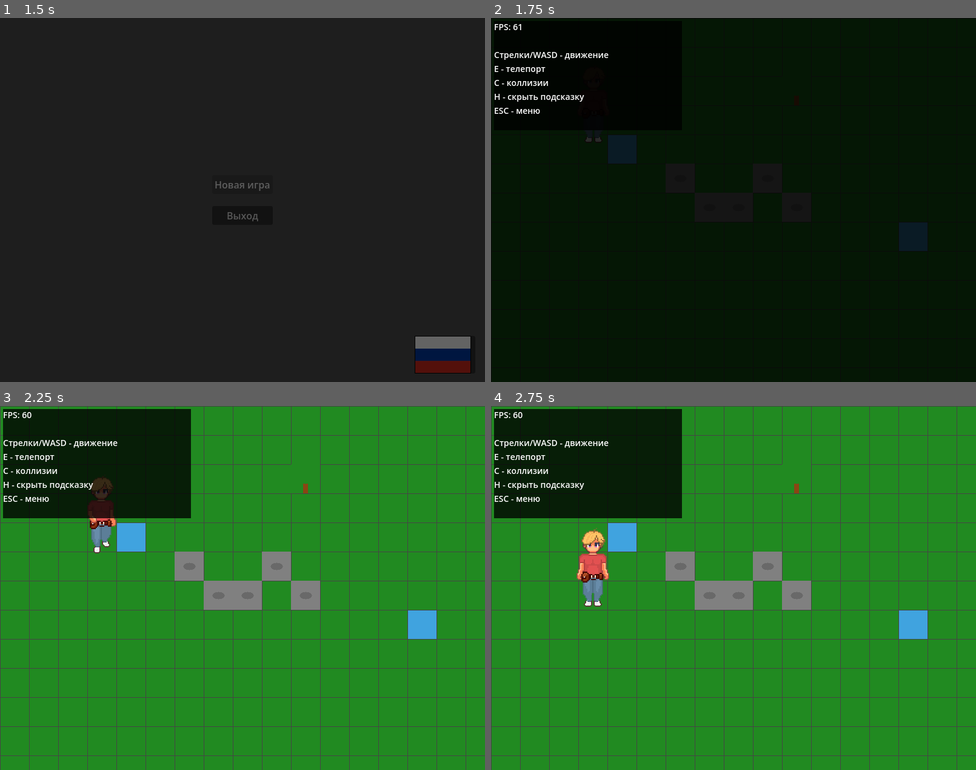
Above: before the commit, frames 1-4 (two rows, left to right).
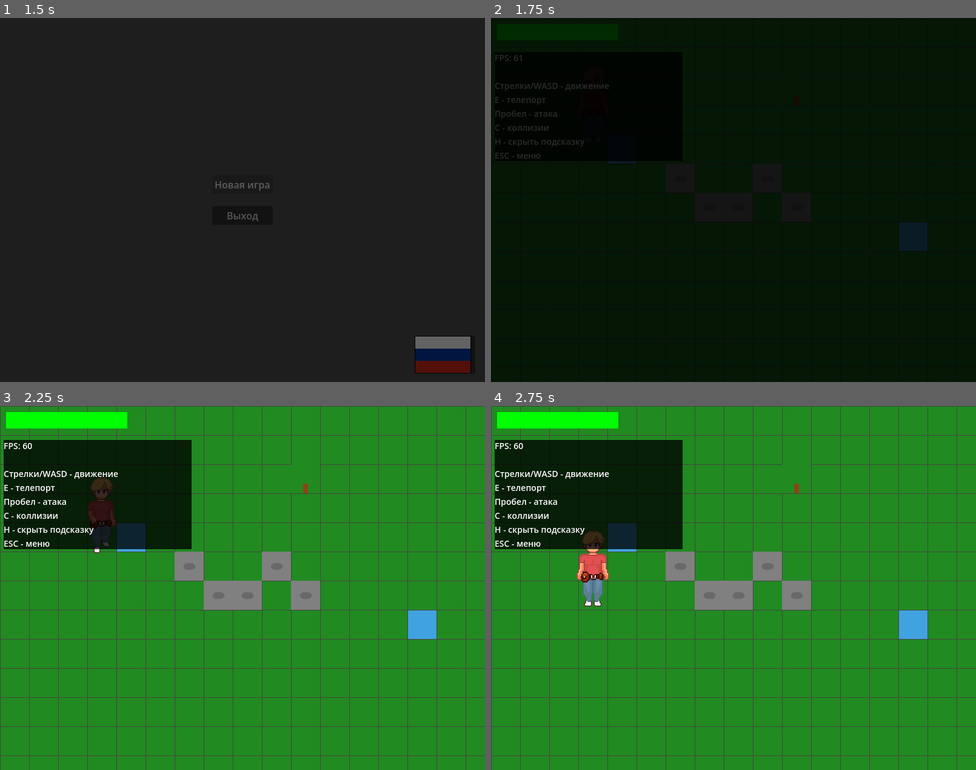
Above: after the commit, the same moments.

Repository: Radiant-Game-Studios/Pelmeny-s-Secret-Godot
Game: Godot game, scene res://scenes/splash_screen.tscn
Same seed, same stepped clock (60 frames per second), same inputs: the game is played once before the commit and once after it. The engine's default icon, where the game draws it, is replaced by a stand-in: a white triangle on a blue panel in a dark square.
Inputs (mouse positions are in pixels of both pictures, inside the frame that each line leads up to):
- Up to frame 1 (1.5 s): tap Enter (ui_accept) at 0.5, 0.77 s; move the mouse to (349, 181) at 0.52 s; hold D (move_right) 0.53-1.25 s; tap Space (attack) at 0.6 s; click (349, 181) at 0.67 s; click "Новая игра" at 1.25 s
- Up to frame 2 (1.75 s): no input
- Up to frame 3 (2.25 s): move the mouse to (145, 606) at 2.02 s; hold S (move_down) from 2.03 s (still down); tap Space (attack) at 2.1 s
- Up to frame 4 (2.75 s): keep holding S (move_down); tap Enter (ui_accept) at 2.27 s

Frame 1 is identical in both runs. In frame 2, 2.6% of the frame differs, in the area x 0-30%, y 1-40%; in frame 3, 7.7%, in the area x 0-40%, y 0-40%; in frame 4, 7.7%.

Commit message:
Health Bar

Diff:
--- a/scenes/enemy.tscn
+++ b/scenes/enemy.tscn
@@ -5,15 +5,30 @@
 [sub_resource type="RectangleShape2D" id="RectangleShape2D_md0e3"]
 size = Vector2(48, 49.5)
 
+[sub_resource type="StyleBoxFlat" id="StyleBoxFlat_7p1mj"]
+bg_color = Color(0.2520276, 0.25202766, 0.25202754, 1)
+
+[sub_resource type="StyleBoxFlat" id="StyleBoxFlat_md0e3"]
+bg_color = Color(1.1070073e-06, 0.72333187, 0.26207164, 1)
+
 [node name="Enemy" type="CharacterBody2D" unique_id=649661795]
 script = ExtResource("1_7p1mj")
 
 [node name="CollisionShape2D" type="CollisionShape2D" parent="." unique_id=1247863483]
-position = Vector2(-24, 30)
+position = Vector2(0, -1)
 shape = SubResource("RectangleShape2D_md0e3")
 
 [node name="AnimatedSprite2D" type="AnimatedSprite2D" parent="." unique_id=902047479]
 
 [node name="VisibleOnScreenNotifier2D" type="VisibleOnScreenNotifier2D" parent="." unique_id=1519539230]
-position = Vector2(-38, 15)
+position = Vector2(-14, -16)
 rect = Rect2(-10, -10, 48, 50)
+
+[node name="HealthBar" type="ProgressBar" parent="." unique_id=2005147259]
+offset_left = -23.0
+offset_top = -42.0
+offset_right = 24.0
+offset_bottom = -32.0
+theme_override_styles/background = SubResource("StyleBoxFlat_7p1mj")
+theme_override_styles/fill = SubResource("StyleBoxFlat_md0e3")
+show_percentage = false
--- a/scenes/game.tscn
+++ b/scenes/game.tscn
@@ -6,9 +6,43 @@
 [ext_resource type="Resource" uid="uid://bhi7ofhfg5vyy" path="res://dialogs/chain.tres" id="3_iywne"]
 [ext_resource type="Script" uid="uid://b6clim47n4cx0" path="res://scripts/autoload/dialog_manager.gd" id="3_lnu2h"]
 
+[sub_resource type="StyleBoxFlat" id="StyleBoxFlat_iywne"]
+bg_color = Color(0.32915837, 0.3291584, 0.3291583, 1)
+
+[sub_resource type="StyleBoxFlat" id="StyleBoxFlat_p57ef"]
+bg_color = Color(0.24269435, 0.7155883, 0, 1)
+
 [node name="Game" type="Node2D" unique_id=6515145]
 script = ExtResource("1_uwrxv")
 dialog_chains = Array[ExtResource("2_iywne")]([ExtResource("3_iywne")])
+
+[node name="DebugCanvas" type="CanvasLayer" parent="." unique_id=999342920]
+
+[node name="InfoPanel" type="ColorRect" parent="DebugCanvas" unique_id=1264983063]
+offset_left = 6.0
+offset_top = 56.0
+offset_right = 316.0
+offset_bottom = 236.0
+color = Color(0, 0, 0, 0.78431374)
+
+[node name="InfoLabel" type="Label" parent="DebugCanvas/InfoPanel" unique_id=1178146781]
+layout_mode = 1
+anchors_preset = 15
+anchor_right = 1.0
+anchor_bottom = 1.0
+grow_horizontal = 2
+grow_vertical = 2
+theme_override_colors/font_color = Color(1, 1, 1, 1)
+theme_override_font_sizes/font_size = 14
+
+[node name="PlayerHealthBar" type="ProgressBar" parent="DebugCanvas" unique_id=267562856]
+offset_left = 10.0
+offset_top = 10.0
+offset_right = 210.0
+offset_bottom = 37.0
+theme_override_styles/background = SubResource("StyleBoxFlat_iywne")
+theme_override_styles/fill = SubResource("StyleBoxFlat_p57ef")
+show_percentage = false
 
 [node name="CanvasLayer" type="CanvasLayer" parent="." unique_id=1804229874]
 
@@ -21,25 +55,6 @@
 mouse_filter = 2
 color = Color(0, 0, 0, 1)
 
-[node name="DebugCanvas" type="CanvasLayer" parent="." unique_id=999342920]
-
-[node name="InfoPanel" type="ColorRect" parent="DebugCanvas" unique_id=1264983063]
-offset_left = 5.0
-offset_top = 5.0
-offset_right = 315.0
-offset_bottom = 185.0
-color = Color(0, 0, 0, 0.78431374)
-
-[node name="InfoLabel" type="Label" parent="DebugCanvas/InfoPanel" unique_id=1178146781]
-layout_mode = 1
-anchors_preset = 15
-anchor_right = 1.0
-anchor_bottom = 1.0
-grow_horizontal = 2
-grow_vertical = 2
-theme_override_colors/font_color = Color(1, 1, 1, 1)
-theme_override_font_sizes/font_size = 14
-
 [node name="DebugDraw" type="Node2D" parent="." unique_id=468509708]
 script = ExtResource("2_yqjtg")
 
--- a/scripts/autoload/localization_manager.gd
+++ b/scripts/autoload/localization_manager.gd
@@ -53,8 +53,8 @@
 	},
 	# Отладочная панель
 	"debug_controls": {
-		Language.RUSSIAN: "Стрелки/WASD - движение\nE - телепорт\nC - коллизии\nH - скрыть подсказку\nESC - меню",
-		Language.ENGLISH: "Arrows/WASD - move\nE - teleport\nC - collisions\nH - hide info\nESC - menu"
+		Language.RUSSIAN: "Стрелки/WASD - движение\nE - телепорт\nПробел - атака\nC - коллизии\nH - скрыть подсказку\nESC - меню",
+		Language.ENGLISH: "Arrows/WASD - move\nE - teleport\nSpace - attack\nC - collisions\nH - hide info\nESC - menu"
 	},
 	"debug_fps": {
 		Language.RUSSIAN: "FPS",
--- a/scripts/enemies/enemy.gd
+++ b/scripts/enemies/enemy.gd
@@ -8,6 +8,7 @@
 
 @onready var animated_sprite: AnimatedSprite2D = $AnimatedSprite2D
 @onready var visibility_notifier: VisibleOnScreenNotifier2D = $VisibleOnScreenNotifier2D
+@onready var health_bar: ProgressBar = $HealthBar
 
 var player: Node = null
 var current_health: float
@@ -38,6 +39,8 @@
 	if visibility_notifier:
 		visibility_notifier.screen_entered.connect(_on_screen_entered)
 		visibility_notifier.screen_exited.connect(_on_screen_exited)
+
+	update_health_bar()
 
 
 func generate_animations():
@@ -100,9 +103,24 @@
 
 func take_damage(amount: float):
 	current_health -= amount
+	update_health_bar()
 	if current_health <= 0:
 		die()
 
 
 func die():
 	queue_free()
+
+func update_health_bar():
+	if health_bar:
+		var ratio = current_health / max_health
+		health_bar.value = ratio * 100
+
+		var style = health_bar.get_theme_stylebox("fill", "ProgressBar")
+		if style is StyleBoxFlat:
+			if ratio > 0.6:
+				style.bg_color = Color.GREEN
+			elif ratio > 0.3:
+				style.bg_color = Color.YELLOW
+			else:
+				style.bg_color = Color.RED
--- a/scripts/game.gd
+++ b/scripts/game.gd
@@ -13,6 +13,7 @@
 @onready var info_panel: ColorRect = $DebugCanvas/InfoPanel
 @onready var info_label: Label = $DebugCanvas/InfoPanel/InfoLabel
 @onready var debug_draw: Node2D = $DebugDraw
+@onready var player_health_bar: ProgressBar = $DebugCanvas/PlayerHealthBar
 
 @export var dialog_chains: Array[DialogChain] = []
 
@@ -177,6 +178,21 @@
 
 	if show_collisions and current_player:
 		_update_collision_debug()
+
+	# Обновление полоски здоровья игрока
+	if current_player:
+		var ratio = current_player.current_health / current_player.max_health
+		player_health_bar.value = ratio * 100
+
+		# Меняем цвет в зависимости от здоровья
+		var style = player_health_bar.get_theme_stylebox("fill", "ProgressBar")
+		if style is StyleBoxFlat:
+			if ratio > 0.6:
+				style.bg_color = Color.GREEN
+			elif ratio > 0.3:
+				style.bg_color = Color.YELLOW
+			else:
+				style.bg_color = Color.RED
 
 
 func _update_debug_text():
